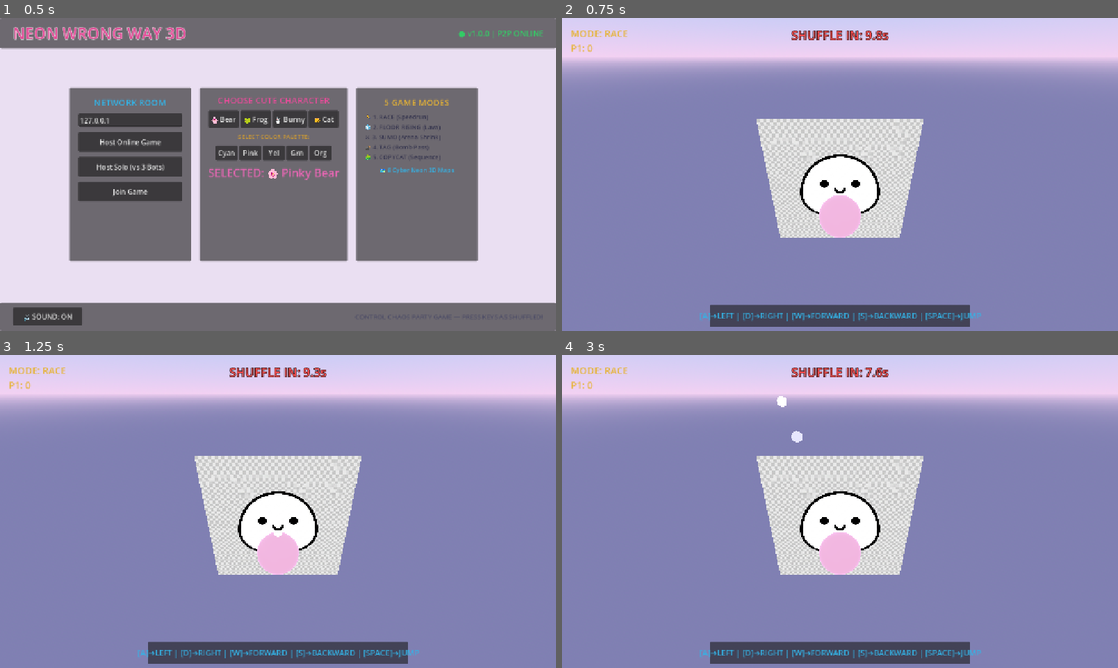
Above: before the commit, frames 1-4 (two rows, left to right).
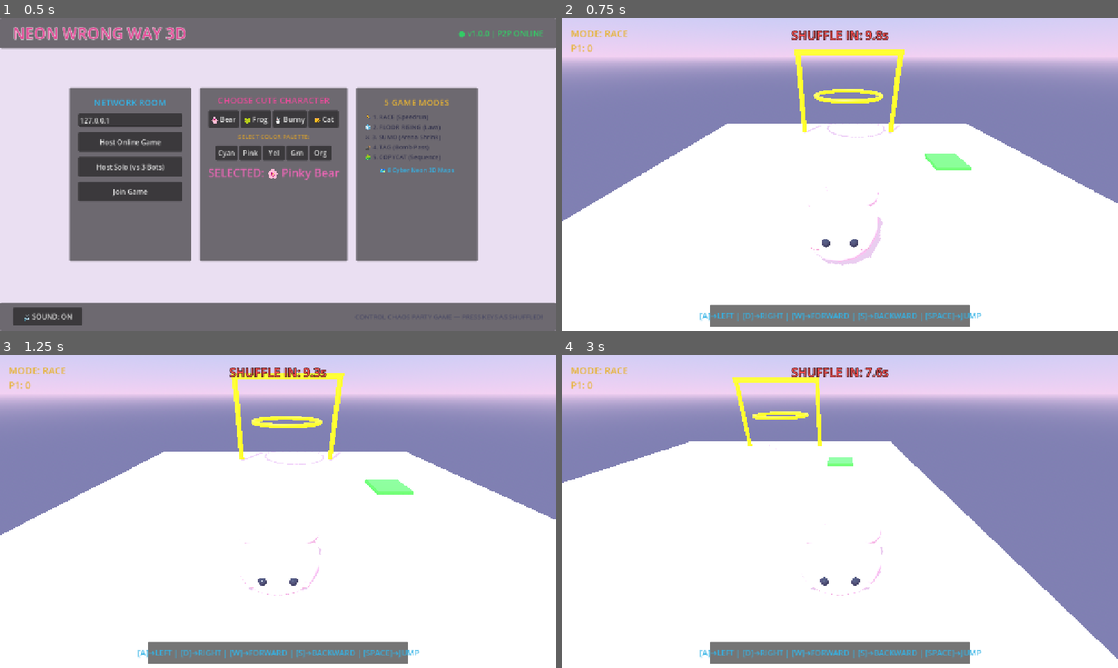
Above: after the commit, the same moments.

Repository: lelongc/tools
Game: Godot game, scene res://scenes/main_game.tscn
Same seed, same stepped clock (60 frames per second), same inputs: the game is played once before the commit and once after it.
Inputs:
- Up to frame 1 (0.5 s): no input
- Up to frame 2 (0.75 s): click "Host Online Game" at 0.5 s
- Up to frame 3 (1.25 s): no input
- Up to frame 4 (3 s): hold D (move_right) 1.28-2.03 s; tap Space (jump) at 1.52, 2.27 s; hold S (move_backward) 2.03-2.78 s; hold D (move_right) from 2.78 s (still down)

Frame 1 is identical in both runs. In frame 2, 55% of the frame differs, in the area x 0-100%, y 10-100%; in frame 3, 59%, in the area x 0-100%, y 5-100%; in frame 4, 53%.
Error before the commit: Invalid call. Nonexistent function 'start_next_round' in base 'Node (game_manager.gd)'. (res://scripts/main_game.gd:118)

Commit message:
feat: implement character movement, squishy physics, key shuffling, and bounce pad mechanics

Diff:
--- /dev/null
+++ b/godot_demo/bounce_pad.gd
@@ -0,0 +1,13 @@
+extends Area3D
+
+@export var bounce_force: float = 15.0
+
+func _ready():
+	body_entered.connect(_on_body_entered)
+
+func _on_body_entered(body):
+	if body.has_method("is_player") and body.is_multiplayer_authority():
+		if body.has_method("apply_bounce"):
+			body.apply_bounce(bounce_force)
+			if SoundManager:
+				SoundManager.play_bounce()
--- /dev/null
+++ b/godot_demo/bounce_pad.tscn
@@ -0,0 +1,20 @@
+[gd_scene load_steps=5 format=3 uid="uid://b8x7c1d3p4m1"]
+
+[ext_resource type="Script" path="res://scripts/bounce_pad.gd" id="1_bounce"]
+[ext_resource type="Material" path="res://materials/neon_mat_bounce.tres" id="2_mat"]
+
+[sub_resource type="BoxShape3D" id="BoxShape3D_pad"]
+size = Vector3(2, 0.2, 2)
+
+[sub_resource type="BoxMesh" id="BoxMesh_pad"]
+material = ExtResource("2_mat")
+size = Vector3(2, 0.2, 2)
+
+[node name="BouncePad" type="Area3D"]
+script = ExtResource("1_bounce")
+
+[node name="CollisionShape3D" type="CollisionShape3D" parent="."]
+shape = SubResource("BoxShape3D_pad")
+
+[node name="MeshInstance3D" type="MeshInstance3D" parent="."]
+mesh = SubResource("BoxMesh_pad")
--- /dev/null
+++ b/godot_demo/default_env.tres
@@ -0,0 +1,20 @@
+[gd_resource type="Environment" load_steps=3 format=3 uid="uid://c8yay001w2v"]
+
+[sub_resource type="ProceduralSkyMaterial" id="ProceduralSkyMaterial_lowspec"]
+sky_top_color = Color(0.6, 0.78, 0.98, 1)
+sky_horizon_color = Color(0.95, 0.82, 0.95, 1)
+ground_bottom_color = Color(0.5, 0.5, 0.7, 1)
+ground_horizon_color = Color(0.95, 0.82, 0.95, 1)
+
+[sub_resource type="Sky" id="Sky_lowspec"]
+sky_material = SubResource("ProceduralSkyMaterial_lowspec")
+
+[resource]
+background_mode = 2
+sky = SubResource("Sky_lowspec")
+ambient_light_source = 2
+ambient_light_color = Color(0.95, 0.92, 0.98, 1)
+ambient_light_energy = 1.0
+tonemap_mode = 0
+glow_enabled = false
+fog_enabled = false
--- /dev/null
+++ b/godot_demo/finish_line.gd
@@ -0,0 +1,9 @@
+extends Area3D
+
+func _ready():
+	body_entered.connect(_on_body_entered)
+
+func _on_body_entered(body):
+	if multiplayer.is_server() and body.has_method("is_player"):
+		if GameManager.current_mode == GameManager.GameMode.RACE:
+			GameManager.end_round(body.name.to_int())
--- /dev/null
+++ b/godot_demo/finish_line.tscn
@@ -0,0 +1,44 @@
+[gd_scene load_steps=7 format=3 uid="uid://fln12345"]
+
+[ext_resource type="Script" path="res://scripts/finish_line.gd" id="1_flscript"]
+[ext_resource type="Material" path="res://materials/neon_mat_finish.tres" id="2_mat"]
+
+[sub_resource type="BoxShape3D" id="BoxShape3D_fl"]
+size = Vector3(8, 6, 2)
+
+[sub_resource type="BoxMesh" id="BoxMesh_fl"]
+material = ExtResource("2_mat")
+size = Vector3(8, 0.4, 0.4)
+
+[sub_resource type="CylinderMesh" id="CylinderMesh_pillar"]
+material = ExtResource("2_mat")
+top_radius = 0.2
+bottom_radius = 0.2
+height = 6.0
+
+[sub_resource type="TorusMesh" id="TorusMesh_ring"]
+material = ExtResource("2_mat")
+inner_radius = 2.5
+outer_radius = 2.8
+
+[node name="FinishLine" type="Area3D"]
+script = ExtResource("1_flscript")
+
+[node name="CollisionShape3D" type="CollisionShape3D" parent="."]
+shape = SubResource("BoxShape3D_fl")
+
+[node name="PillarL" type="MeshInstance3D" parent="."]
+transform = Transform3D(1, 0, 0, 0, 1, 0, 0, 0, 1, -3.8, 3, 0)
+mesh = SubResource("CylinderMesh_pillar")
+
+[node name="PillarR" type="MeshInstance3D" parent="."]
+transform = Transform3D(1, 0, 0, 0, 1, 0, 0, 0, 1, 3.8, 3, 0)
+mesh = SubResource("CylinderMesh_pillar")
+
+[node name="TopArch" type="MeshInstance3D" parent="."]
+transform = Transform3D(1, 0, 0, 0, 1, 0, 0, 0, 1, 0, 6, 0)
+mesh = SubResource("BoxMesh_fl")
+
+[node name="PortalRing" type="MeshInstance3D" parent="."]
+transform = Transform3D(1, 0, 0, 0, 1, 0, 0, 0, 1, 0, 3, 0)
+mesh = SubResource("TorusMesh_ring")
--- a/godot_demo/scenes/player.tscn
+++ b/godot_demo/scenes/player.tscn
@@ -38,10 +38,6 @@
 
 [node name="MeshInstance3D" type="MeshInstance3D" parent="."]
 mesh = SubResource("CapsuleMesh_player")
-
-[node name="CuteFaceSprite" type="Sprite3D" parent="MeshInstance3D"]
-transform = Transform3D(0.45, 0, 0, 0, 0.45, 0, 0, 0, 0.45, 0, 0.22, -0.42)
-texture = ExtResource("2_cute_tex")
 
 [node name="TrailParticles" type="GPUParticles3D" parent="."]
 transform = Transform3D(1, 0, 0, 0, 1, 0, 0, 0, 1, 0, -0.4, 0)
--- a/godot_demo/scripts/game_manager.gd
+++ b/godot_demo/scripts/game_manager.gd
@@ -17,6 +17,28 @@
 
 var copycat_sequence = []
 var copycat_progress = {} # player_id -> index in sequence
+
+var maps = [
+	{"path": "res://scenes/maps/main.tscn", "mode": GameMode.RACE},
+	{"path": "res://scenes/maps/map_jungle_bounce.tscn", "mode": GameMode.TAG},
+	{"path": "res://scenes/maps/map_ice_panic.tscn", "mode": GameMode.SUMO},
+	{"path": "res://scenes/maps/map_wind_tunnel.tscn", "mode": GameMode.RACE},
+	{"path": "res://scenes/maps/map_conveyor.tscn", "mode": GameMode.COPYCAT},
+	{"path": "res://scenes/maps/map_gravity_flip.tscn", "mode": GameMode.RACE},
+	{"path": "res://scenes/maps/map_shrink.tscn", "mode": GameMode.SUMO},
+	{"path": "res://scenes/maps/map_rising_lava.tscn", "mode": GameMode.FLOOR_RISING},
+	{"path": "res://scenes/maps/map_gauntlet.tscn", "mode": GameMode.RACE}
+]
+var current_map_index = 0
+var round_ended = false
+
+func start_next_round():
+	round_ended = false
+	var map_info = maps[current_map_index]
+	var main_game = get_tree().get_first_node_in_group("main_game")
+	if main_game:
+		main_game.rpc("load_map", map_info.path)
+	start_mode(map_info.mode)
 
 func start_mode(mode: GameMode):
 	round_ended = false
@@ -118,21 +140,6 @@
 			var winner = players_alive[0] if players_alive.size() == 1 else -1
 			end_round(winner)
 
-var maps = [
-	{"path": "res://scenes/maps/main.tscn", "mode": GameMode.RACE},
-	{"path": "res://scenes/maps/map_jungle_bounce.tscn", "mode": GameMode.TAG},
-	{"path": "res://scenes/maps/map_ice_panic.tscn", "mode": GameMode.SUMO},
-	{"path": "res://scenes/maps/map_wind_tunnel.tscn", "mode": GameMode.RACE},
-	{"path": "res://scenes/maps/map_conveyor.tscn", "mode": GameMode.COPYCAT},
-	{"path": "res://scenes/maps/map_gravity_flip.tscn", "mode": GameMode.RACE},
-	{"path": "res://scenes/maps/map_shrink.tscn", "mode": GameMode.SUMO},
-	{"path": "res://scenes/maps/map_rising_lava.tscn", "mode": GameMode.FLOOR_RISING},
-	{"path": "res://scenes/maps/map_gauntlet.tscn", "mode": GameMode.RACE}
-]
-var current_map_index = 0
-
-var round_ended = false
-
 func end_round(winner_id):
 	if round_ended:
 		return
--- a/godot_demo/scripts/main_game.gd
+++ b/godot_demo/scripts/main_game.gd
@@ -173,6 +173,10 @@
 		child.gravity_direction = Vector3.DOWN
 		child.show()
 
+@rpc("any_peer", "call_local")
+func show_winner(winner_id: int):
+	show_round_end(winner_id)
+
 func show_round_end(winner_id: int):
 	round_end_ui.show()
 	if winner_id > 0:
--- a/godot_demo/scripts/player.gd
+++ b/godot_demo/scripts/player.gd
@@ -66,41 +66,133 @@
 		Color(0.45, 0.95, 0.65), # Mint Green
 		Color(1.0, 0.6, 0.35)    # Sorbet Orange
 	]
-	var color = custom_color if custom_color != Color(0, 0, 0, 0) else colors[name.to_int() % colors.size()]
-	var mat = StandardMaterial3D.new()
-	mat.albedo_color = color
-	mat.emission_enabled = true
-	mat.emission = color
-	mat.emission_energy_multiplier = 0.4
-	mat.roughness = 0.2
-	visual_mesh.material_override = mat
-
-	# Load 3D Low-Poly Character Model from Blender export if available
-	if ResourceLoader.exists("res://assets/cute_blobs.glb"):
-		var glb_scene = load("res://assets/cute_blobs.glb").instantiate()
-		if glb_scene:
-			# Hide default primitive mesh
-			visual_mesh.mesh = null
-			glb_scene.scale = Vector3(0.7, 0.7, 0.7)
-			glb_scene.position = Vector3(0, -0.6, 0)
-			visual_mesh.add_child(glb_scene)
-
-			# Isolate selected character variant object
-			var variant_names = ["CuteBlob_PinkyBear", "CuteBlob_Froggo", "CuteBlob_Bunny", "CuteBlob_NekoCat"]
-			var target_name = variant_names[character_variant % variant_names.size()]
-
-			for child in glb_scene.get_children():
-				if child.name.contains(target_name) or child.name == target_name:
-					child.visible = true
-					child.position = Vector3.ZERO
-				else:
-					child.visible = false
+	var color = custom_color if custom_color != Color(0, 0, 0, 0) else colors[character_variant % colors.size()]
+
+	# Attempt loading exported 3D GLB model from Blender or build procedural 3D cute character
+	var model_paths = [
+		"res://assets/pinky_bear.glb",
+		"res://assets/froggo.glb",
+		"res://assets/bunny.glb",
+		"res://assets/neko_cat.glb"
+	]
+	var selected_path = model_paths[character_variant % model_paths.size()]
+	var glb_loaded = false
+
+	if ResourceLoader.exists(selected_path):
+		var glb_res = load(selected_path)
+		if glb_res:
+			var glb_scene = glb_res.instantiate()
+			if glb_scene:
+				visual_mesh.mesh = null
+				visual_mesh.material_override = null
+				glb_scene.scale = Vector3(1.3, 1.3, 1.3)
+				glb_scene.position = Vector3(0, -0.8, 0)
+				visual_mesh.add_child(glb_scene)
+				glb_loaded = true
+
+	if not glb_loaded:
+		build_cute_3d_character(color, character_variant)
 
 	if has_node("TrailParticles"):
 		$TrailParticles.emitting = true
 
 	if is_multiplayer_authority() and not is_bot:
 		camera.current = true
+
+func build_cute_3d_character(color: Color, variant: int):
+	visual_mesh.material_override = null
+
+	# Create Cute Round Blob Body Sphere
+	var body_mesh = SphereMesh.new()
+	body_mesh.radius = 0.75
+	body_mesh.height = 1.4
+	visual_mesh.mesh = body_mesh
+
+	var mat_body = StandardMaterial3D.new()
+	mat_body.albedo_color = color
+	mat_body.roughness = 0.25
+	visual_mesh.material_override = mat_body
+
+	# Eye & Blush Materials
+	var mat_eye = StandardMaterial3D.new()
+	mat_eye.albedo_color = Color(0.02, 0.02, 0.05)
+	mat_eye.roughness = 0.1
+
+	var mat_blush = StandardMaterial3D.new()
+	mat_blush.albedo_color = Color(1.0, 0.4, 0.65)
+	mat_blush.roughness = 0.4
+
+	# Add Cute Glossy Eyes & Rosy Blush
+	for x in [0.28, -0.28]:
+		var eye = MeshInstance3D.new()
+		var eye_m = SphereMesh.new()
+		eye_m.radius = 0.09
+		eye_m.height = 0.18
+		eye.mesh = eye_m
+		eye.material_override = mat_eye
+		eye.position = Vector3(x, 0.15, -0.68)
+		visual_mesh.add_child(eye)
+
+		var blush = MeshInstance3D.new()
+		var blush_m = SphereMesh.new()
+		blush_m.radius = 0.11
+		blush_m.height = 0.08
+		blush.mesh = blush_m
+		blush.material_override = mat_blush
+		blush.position = Vector3(x * 1.5, -0.05, -0.65)
+		visual_mesh.add_child(blush)
+
+	# Variant 0: Bear, Variant 1: Frog, Variant 2: Bunny, Variant 3: Cat
+	match variant % 4:
+		0: # Pinky Bear
+			for x in [0.45, -0.45]:
+				var ear = MeshInstance3D.new()
+				var ear_m = SphereMesh.new()
+				ear_m.radius = 0.28
+				ear_m.height = 0.56
+				ear.mesh = ear_m
+				ear.material_override = mat_body
+				ear.position = Vector3(x, 0.65, 0)
+				visual_mesh.add_child(ear)
+		1: # Froggo
+			for x in [0.35, -0.35]:
+				var f_eye = MeshInstance3D.new()
+				var f_m = SphereMesh.new()
+				f_m.radius = 0.25
+				f_m.height = 0.5
+				f_eye.mesh = f_m
+				f_eye.material_override = mat_body
+				f_eye.position = Vector3(x, 0.68, -0.2)
+				visual_mesh.add_child(f_eye)
+
+				var pupil = MeshInstance3D.new()
+				var p_m = SphereMesh.new()
+				p_m.radius = 0.1
+				p_m.height = 0.2
+				pupil.mesh = p_m
+				pupil.material_override = mat_eye
+				pupil.position = Vector3(x, 0.72, -0.38)
+				visual_mesh.add_child(pupil)
+		2: # Bunny
+			for x in [0.3, -0.3]:
+				var ear = MeshInstance3D.new()
+				var ear_m = CapsuleMesh.new()
+				ear_m.radius = 0.14
+				ear_m.height = 0.8
+				ear.mesh = ear_m
+				ear.material_override = mat_body
+				ear.position = Vector3(x, 0.95, 0)
+				visual_mesh.add_child(ear)
+		3: # Neko Cat
+			for x in [0.45, -0.45]:
+				var ear = MeshInstance3D.new()
+				var ear_m = PrismMesh.new()
+				ear_m.size = Vector3(0.4, 0.45, 0.3)
+				ear.mesh = ear_m
+				ear.material_override = mat_body
+				ear.position = Vector3(x, 0.75, 0)
+				ear.rotation_degrees = Vector3(0, 0, -15 if x > 0 else 15)
+				visual_mesh.add_child(ear)
 
 func _physics_process(delta):
 	if is_dead:
@@ -182,7 +274,7 @@
 
 	var tween = create_tween()
 	tween.tween_property(label, "position", Vector3(0, 3.2, 0), 1.0)
-	tween.parallel().tween_property(label, "modulate:a", 0.0, 1.0)
+	tween.parallel().tween_property(label, "modulate", Color(1, 0.2, 0.2, 0.0), 1.0)
 	tween.tween_callback(label.queue_free)
 
 func die():
Binary file added: godot_demo/assets/bunny.glb
Binary file added: godot_demo/assets/froggo.glb
Binary file added: godot_demo/assets/neko_cat.glb
Binary file added: godot_demo/assets/pinky_bear.glb
Not shown, changed: godot_demo/blender/mcp-tesst.blend
Not shown, changed: godot_demo/blender/mcp-tesst.blend1
